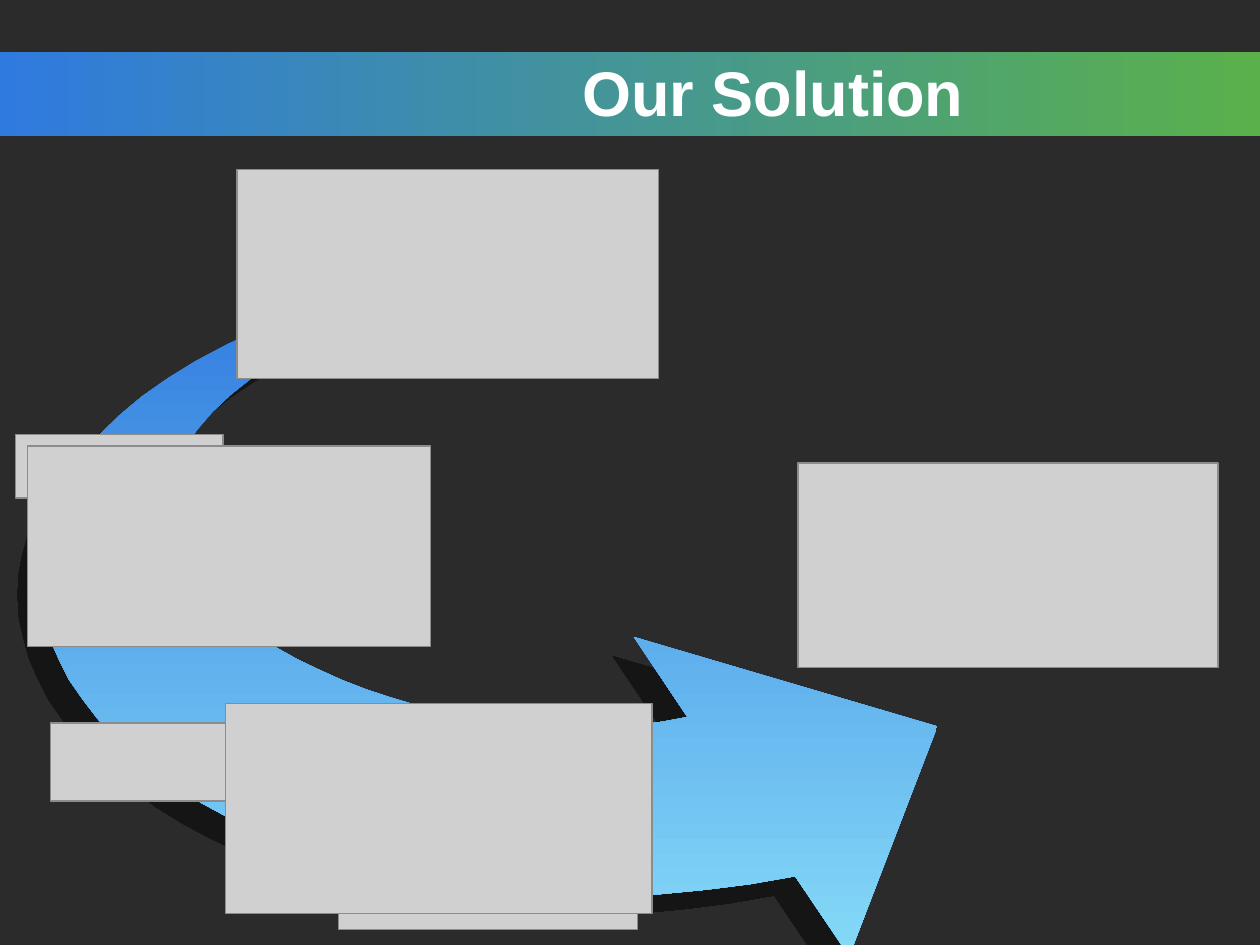
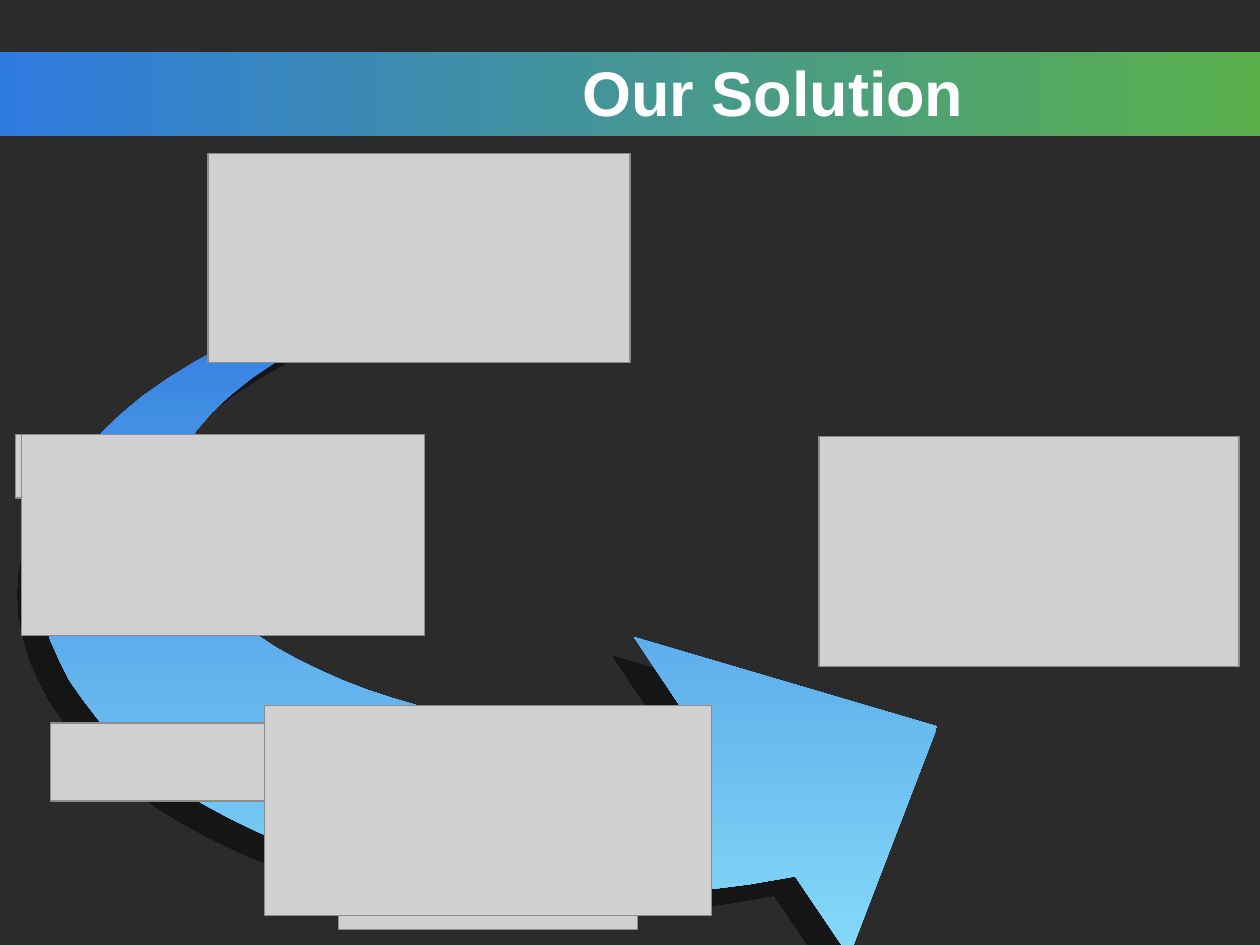
Before and after one commit to dimparis/computer-product-suggestion, a slide deck: slide 10 of slides/Technology Cube dark - Science and Technology PPT template.ppt (slide 11 before the commit). Drawn at 1260x945 pixels with LibreOffice and Linux fonts; fonts in the diff are those of the drawing; grey boxes stand for pictures; background and template pictures are left out; a plain dark background stands for a picture behind light text. Boxes give left, top, right and bottom in pixels: in the first picture for what was removed or moved away, otherwise in the second. Text is boxed around its words. In the diff, an @@ line names an element or a change of style, - is before the commit and + after.

```diff
--- a/slides/Technology Cube dark - Science and Technology PPT template.ppt
+++ b/slides/Technology Cube dark - Science and Technology PPT template.ppt
@@ picture: place and size @@
-picture at bbox=[237, 169, 659, 378]
+picture at bbox=[208, 154, 630, 363]
@@ freeform shape at bbox=[39, 273, 937, 945]: outline redrawn @@
@@ picture: place and size @@
-picture at bbox=[28, 446, 431, 646]
+picture at bbox=[21, 435, 425, 635]
@@ picture: place and size @@
-picture at bbox=[798, 464, 1217, 669]
+picture at bbox=[819, 437, 1239, 667]
@@ picture: place and size @@
-picture at bbox=[226, 703, 653, 914]
+picture at bbox=[265, 706, 711, 916]
```
Also in this commit, not shown: 2 other slides changed, 7 slides added, 13 slides removed.
